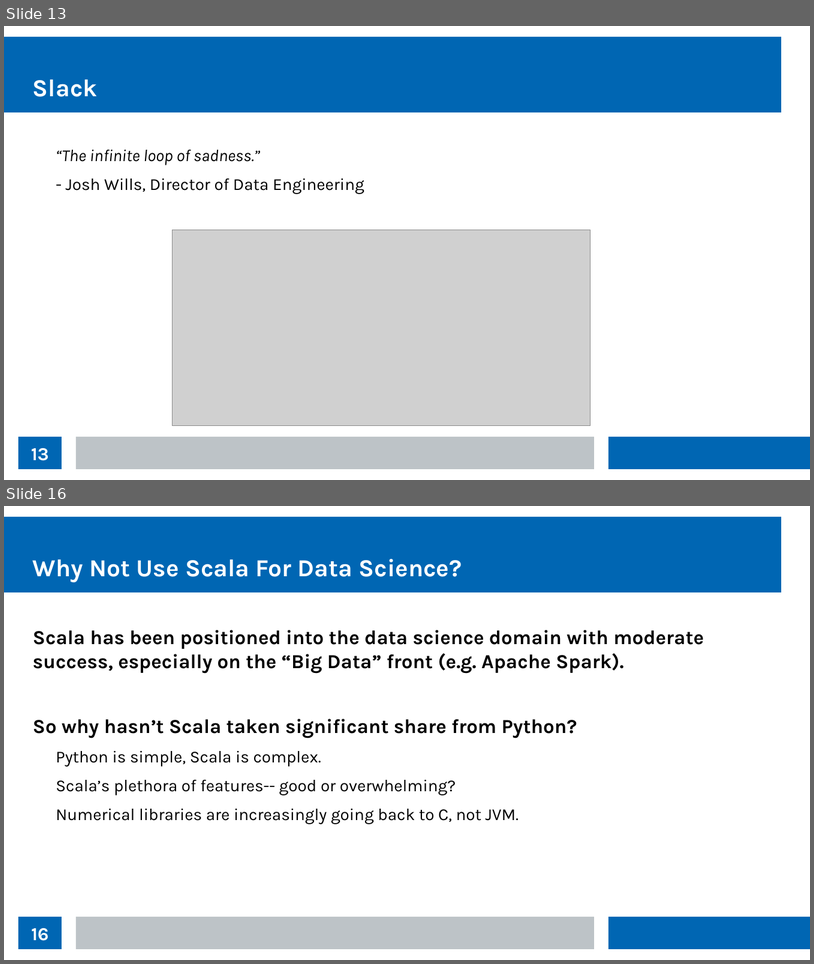
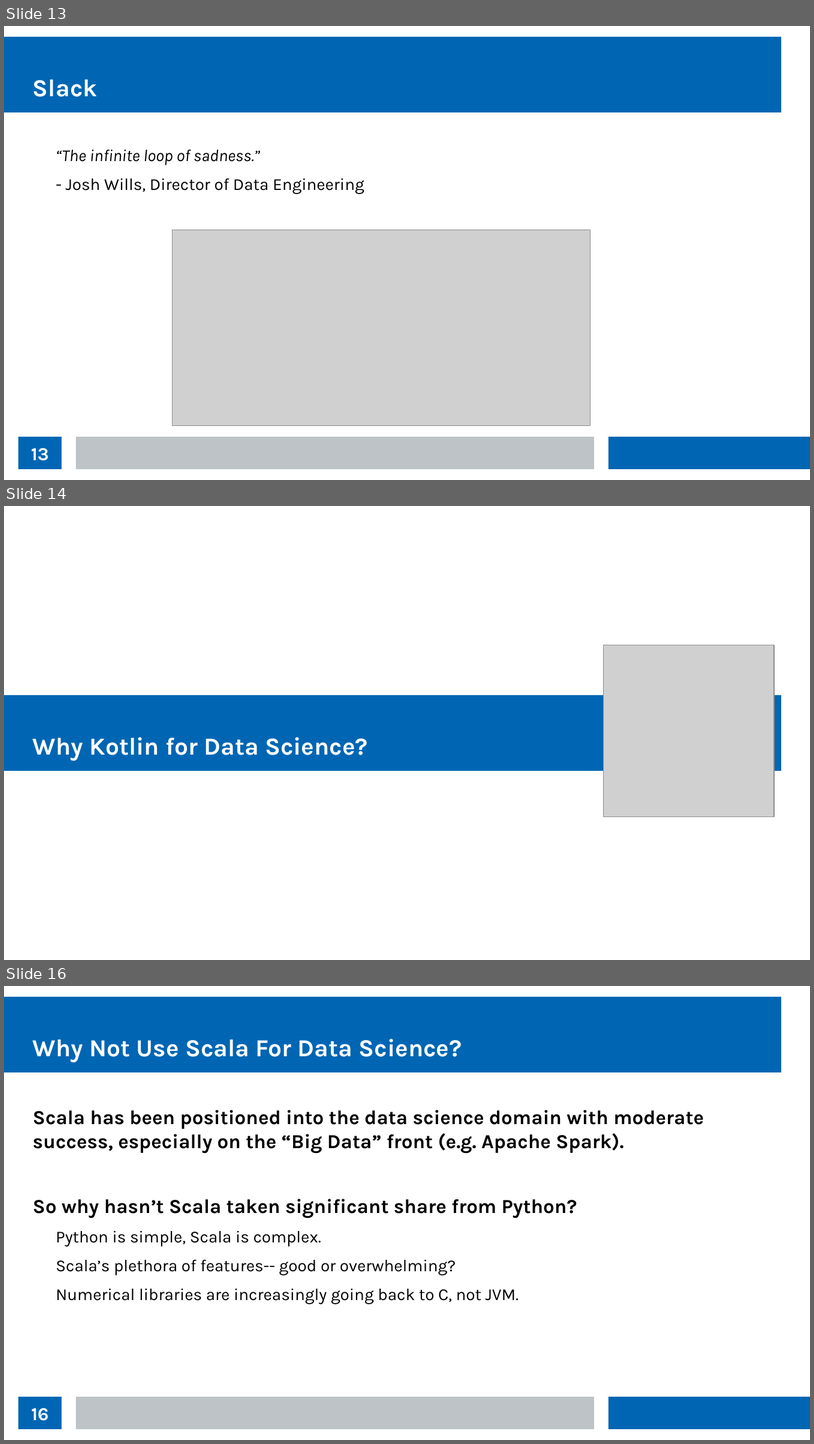
Before and after one commit to thomasnield/kotlin_data_science_talk_ChicagoJUG, a slide deck: kotlin_data_science_talk_chijug_slides.odp. Shown one above the other, each under a label of ours: slides 13 and 16 before the commit, slides 13, 14 and 16 after it; the slides between them are not shown. The pictures are 814x964 and 814x1444 pixels, drawn with LibreOffice and Linux fonts; fonts in the diff are those of the drawing; grey boxes stand for pictures. Boxes give left, top, right and bottom in pixels: in the first picture for what was removed or moved away, otherwise in the second. Text is boxed around its words. In the diff, an @@ line names an element or a change of style, - is before the commit and + after.

```diff
--- a/kotlin_data_science_talk_chijug_slides.odp
+++ b/kotlin_data_science_talk_chijug_slides.odp
@@ slide 14 added at (x1=4, y1=506, x2=810, y2=960), background #FFFFFF @@
@@ picture added at (x1=604, y1=645, x2=774, y2=816) @@
@@ rectangle added at (x1=4, y1=695, x2=782, y2=770), fill #0066B3 @@
@@ title added at (x1=33, y1=737, x2=368, y2=761), 24 pt, text #FFFFFF, bold @@
+Why Kotlin for Data Science?
```
Also in this commit, not shown: 2 slides changed, 3 other slides added, 1 slide removed.
